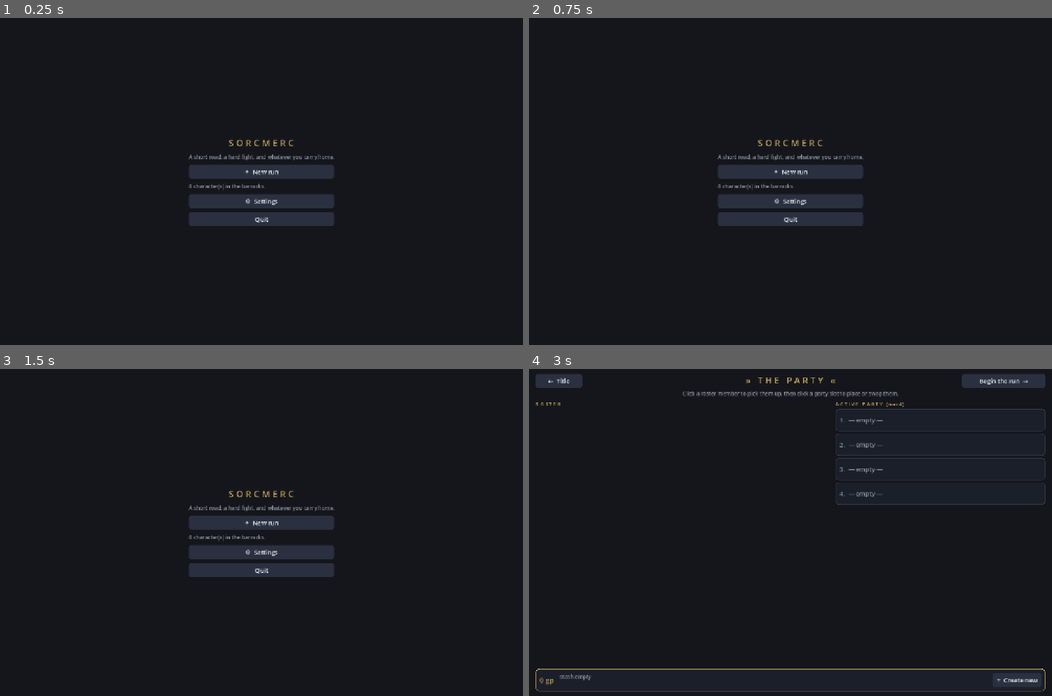
Above: before the commit, frames 1-4 (two rows, left to right).
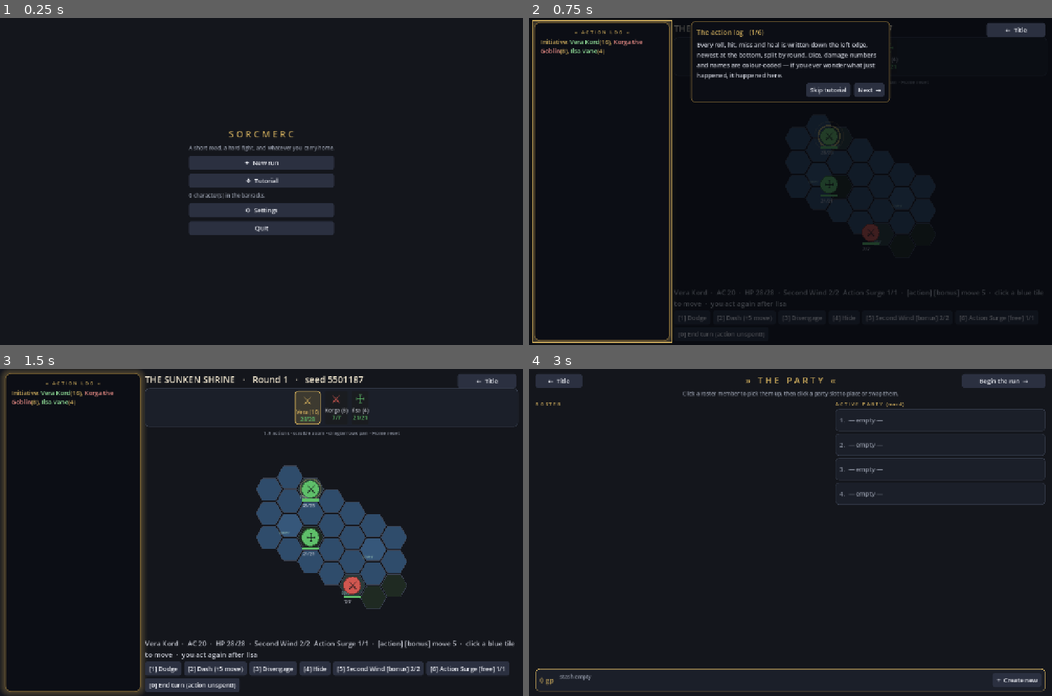
Above: after the commit, the same moments.

Repository: EgecanOzcakar/sorcmerc
Game: Godot game, scene res://scenes/game/game.tscn
Two runs of this game, one before a commit and one after it. Both use one fixed random seed, a clock stepped at 60 frames per second and the inputs below.
Inputs (mouse positions are in pixels of both pictures, inside the frame that each line leads up to):
- Up to frame 1 (0.25 s): no input
- Up to frame 2 (0.75 s): click (790, 181) at 0.5 s, where only the run after the commit has a clickable "❖ Tutorial"
- Up to frame 3 (1.5 s): click (298, 440) at 1.25 s, where only the run after the commit has a clickable "Skip tutorial"
- Up to frame 4 (3 s): click (1015, 382) at 2 s, where only the run after the commit has a clickable "← Title"; click "✦ New run" at 2.75 s

The runs differ from the first frame. In frame 1, 4.3% of the frame differs, in the area x 36-64%, y 34-67%; in frame 2, 9.2%; in frame 3, 18%, in the area x 0-99%, y 0-100%; in frame 4, nothing differs.

Commit message:
T32: a guided tutorial fight off the title screen
One hand-authored encounter (Vera + Ilsa vs a lone goblin, forest clearing,
easy) reachable straight from the title — no party setup, the party is
pre-made. core/tutorial.gd holds the spec, the party and the walkthrough
script; scenes/game/game.gd launches it; scenes/main.gd draws a six-step
overlay that spotlights the log, the turn strip, the board, a combatant,
the action row and the economy line.

The overlay is presentation only and gated behind a `tutorial` flag that
is off for every other fight: it blocks input and holds the AI driver
while a step is up, and once Next runs out or Skip is pressed the fight
resolves like any other.

Co-Authored-By: Claude Opus 5 <noreply@anthropic.com>

Diff:
--- /dev/null
+++ b/core/tutorial.gd
@@ -0,0 +1,37 @@
+# T32 — the guided first fight. One hand-authored, unloseable encounter plus the
+# script for the GUI walkthrough that runs over it. Data only: scenes/game/game.gd
+# launches it, scenes/main.gd draws the overlay.
+extends RefCounted
+
+const Party = preload("res://core/party.gd")
+const Presets = preload("res://core/presets.gd")
+
+# Same shape Campaign.combat_spec() hands scenes/main.gd: monsters + theme.
+# One CR 1/4 goblin (7 HP) on the forest clearing — the only board with no
+# hazards, props or chokes to explain.
+const SPEC := {"monsters": [{"id": "goblin", "count": 1}], "theme": "forest-clearing"}
+const DIFFICULTY := "easy"
+
+# A sword and a healer: every button the walkthrough names is on one of them.
+static func party() -> Party:
+	var p := Party.new()
+	p.add_member(Presets.vera())
+	p.add_member(Presets.ilsa())
+	return p
+
+# One step per screen region, in reading order. `target` is resolved to a live
+# Control by scenes/main.gd's _walk_target().
+const STEPS := [
+	{"target": "log", "title": "The action log",
+	"text": "Every roll, hit, miss and heal is written down the left edge, newest at the bottom, split by round. Dice, damage numbers and names are colour-coded — if you ever wonder what just happened, it happened here."},
+	{"target": "order", "title": "The turn order",
+	"text": "One tile per combatant, in initiative order, with the roll in brackets. Blue is your party, red is the enemy; the gold box is whose turn it is right now. Under each name is its current and maximum HP. Faded tiles are down or dead."},
+	{"target": "board", "title": "The board",
+	"text": "Hexes. On your turn the blue tiles are everywhere you can still walk — click one to move there, and watch for the ⚠ tiles, which let an adjacent enemy swing at you as you leave. Pick an attack and the board switches to aiming: legal targets get a red ring and a chip showing your odds — hit chance, healing, or the enemy's chance to fail the save. Click the target to commit, right-click or Esc to back out."},
+	{"target": "board", "title": "Reading a combatant",
+	"text": "Each token carries its class or creature glyph, a bar under it for HP (green, amber, red as it drops) with the exact numbers beneath, and a row of glyphs above it for conditions — prone, poisoned, blinded, dying. Hover any token for the full stat card: AC, HP, speed and its whole kit."},
+	{"target": "actions", "title": "Your actions",
+	"text": "Everything this character can do right now, straight off the rules engine. The number in front is its hotkey (0 ends the turn), the tag in brackets is what it costs — [bonus], [free] — and hovering a button explains what it does with its real numbers. Anything that spends a limited resource asks for a second click to confirm."},
+	{"target": "actor", "title": "Your turn's economy",
+	"text": "This line is what you have left: AC, HP, spell slots and feature uses as pips, then [action] and [bonus] while they're unspent, and how many hexes of movement remain. When all three run out the turn ends itself. That's everything — go win the fight."},
+]
--- a/scenes/game/game.gd
+++ b/scenes/game/game.gd
@@ -14,9 +14,11 @@
 const Party = preload("res://core/party.gd")
 const Icons = preload("res://core/ui_icons.gd")
 const SettingsOverlay = preload("res://scenes/settings/settings.gd")
+const Tutorial = preload("res://core/tutorial.gd")
 
 const PARTY_SCENE := "res://scenes/party/party.tscn"
 const CAMPAIGN_SCENE := "res://scenes/campaign/campaign.tscn"
+const COMBAT_SCENE := "res://scenes/main.tscn"
 
 var _screen: Control = null      # whatever is on show right now
 
@@ -59,6 +61,7 @@
 	if CampaignSave.has_save():
 		col.add_child(_button("▶  Resume the last run", _resume))
 	col.add_child(_button("✦  New run", show_party_setup))
+	col.add_child(_button("❖  Tutorial", show_tutorial))
 	var roster := CharacterSave.list_slugs().size()
 	col.add_child(_dim("%d character(s) in the barracks." % roster))
 	col.add_child(_button("⚙  Settings", func(): SettingsOverlay.toggle(self)))
@@ -78,6 +81,28 @@
 		show_summary(saved)
 		return
 	_show_campaign(saved)
+
+# --- tutorial -------------------------------------------------------------
+#
+# T32: straight into the fixed fight — no party setup, the party is pre-made and
+# thrown away afterwards. The only thing that differs from a normal fight is the
+# `tutorial` flag, which turns on main.gd's walkthrough overlay.
+
+func show_tutorial() -> void:
+	var combat = load(COMBAT_SCENE).instantiate()
+	combat.party = Tutorial.party()
+	combat.spec = Tutorial.SPEC.duplicate(true)
+	combat.difficulty = Tutorial.DIFFICULTY
+	combat.tutorial = true
+	var wrap := Control.new()
+	wrap.add_child(combat)
+	var back := Button.new()
+	back.text = "←  Title"
+	back.set_anchors_preset(Control.PRESET_TOP_RIGHT)
+	back.offset_left = -160; back.offset_top = 12; back.offset_right = -16
+	back.pressed.connect(show_title)
+	wrap.add_child(back)
+	_swap(wrap)
 
 # --- party setup ----------------------------------------------------------
 #
--- a/scenes/main.gd
+++ b/scenes/main.gd
@@ -12,6 +12,7 @@
 const Presets = preload("res://core/presets.gd")
 const Hex = preload("res://core/hex.gd")
 const Settings = preload("res://core/settings.gd")
+const Tutorial = preload("res://core/tutorial.gd")
 const Icons = preload("res://core/ui_icons.gd")
 const SettingsOverlay = preload("res://scenes/settings/settings.gd")
 
@@ -21,6 +22,7 @@
 var party                       # core/party.gd; a Presets demo party when null
 var spec: Dictionary = {}
 var difficulty := "normal"
+var tutorial := false           # T32: run the guided walkthrough over this fight
 var result: Dictionary = {}
 var _own_party := false
 
@@ -187,6 +189,8 @@
 	set_process(true)
 	_apply_ui_scale()
 	_new_game()
+	if tutorial:
+		_walk_show(0)
 
 # Font sizes across the whole combat UI track the zoom level.
 func _apply_ui_scale() -> void:
@@ -212,7 +216,7 @@
 		_board.queue_redraw()
 
 func _unhandled_key_input(e: InputEvent) -> void:
-	if not (e is InputEventKey and e.pressed):
+	if not (e is InputEventKey and e.pressed) or _walk != null:
 		return
 	match e.keycode:
 		KEY_EQUAL, KEY_KP_ADD: set_zoom(_zoom * 1.1)
@@ -294,6 +298,8 @@
 		if c.team == "foe" or c.is_down():
 			_busy = true
 			_set_buttons([])
+			while _walk != null:      # nobody swings while the walkthrough is up
+				await get_tree().process_frame
 			await get_tree().create_timer(0.5 / _anim).timeout
 			if not c.is_down():
 				# ponytail: the AI layer reports no per-attack events, so the FX are
@@ -880,6 +886,120 @@
 		_logwrap.custom_minimum_size.x = _log_width()
 
 # =====================================================================
+#  T32 walkthrough — presentation only. It spotlights a region of this
+#  same screen and blocks play until it's dismissed; the fight underneath
+#  is an ordinary fight, resolved by the ordinary code.
+# =====================================================================
+
+var _walk: Walk = null      # the live overlay, null whenever the tutorial isn't up
+
+# Which control each step in Tutorial.STEPS points at.
+func _walk_target(key: String) -> Control:
+	match key:
+		"log": return _logwrap
+		"order": return _order.get_parent()
+		"actions": return _bscroll
+		"actor": return _actor
+	return _board
+
+func _walk_show(i: int) -> void:
+	_walk_end()
+	if i >= Tutorial.STEPS.size():
+		return
+	var step: Dictionary = Tutorial.STEPS[i]
+	_walk = Walk.new()
+	_walk.target = _walk_target(String(step["target"]))
+	_walk.set_anchors_preset(Control.PRESET_FULL_RECT)
+	_walk.mouse_filter = Control.MOUSE_FILTER_STOP   # nothing underneath is clickable
+	add_child(_walk)
+
+	var card := PanelContainer.new()
+	var box := StyleBoxFlat.new()
+	box.bg_color = Icons.COL_INK
+	box.set_corner_radius_all(10)
+	box.set_border_width_all(2)
+	box.border_color = Icons.COL_GOLD_EDGE
+	box.set_content_margin_all(14)
+	card.add_theme_stylebox_override("panel", box)
+	var col := VBoxContainer.new()
+	col.add_theme_constant_override("separation", 8)
+	card.add_child(col)
+
+	var head := Label.new()
+	head.text = "%s   (%d/%d)" % [step["title"], i + 1, Tutorial.STEPS.size()]
+	head.add_theme_font_size_override("font_size", Icons.FS_HEAD)
+	head.add_theme_color_override("font_color", Icons.COL_GOLD)
+	col.add_child(head)
+
+	var body := Label.new()
+	body.text = String(step["text"])
+	body.autowrap_mode = TextServer.AUTOWRAP_WORD_SMART
+	body.custom_minimum_size = Vector2(WALK_CARD_W, 0)
+	body.add_theme_color_override("font_color", Icons.COL_BODY)
+	col.add_child(body)
+
+	var row := HBoxContainer.new()
+	row.add_theme_constant_override("separation", 8)
+	row.alignment = BoxContainer.ALIGNMENT_END
+	var skip := Button.new()
+	skip.text = "Skip tutorial"
+	skip.pressed.connect(_walk_end)
+	row.add_child(skip)
+	var next := Button.new()
+	next.text = "Start fighting  →" if i == Tutorial.STEPS.size() - 1 else "Next  →"
+	next.pressed.connect(func(): _walk_show(i + 1))
+	row.add_child(next)
+	col.add_child(row)
+
+	_walk.card = card
+	_walk.add_child(card)
+
+func _walk_end() -> void:
+	if _walk != null:
+		_walk.queue_free()
+		_walk = null
+
+const WALK_CARD_W := 460.0
+
+# Dims everything but the step's target, outlines it, and parks the card clear of it.
+class Walk extends Control:
+	var target: Control
+	var card: Control
+	var _last := Rect2()
+	const DIM := Color(0.02, 0.03, 0.05, 0.72)
+
+	func _process(_dt: float) -> void:
+		if card == null:
+			return
+		var r := _spot()
+		if r != _last:              # the layout settles a frame or two after the step opens
+			_last = r
+			queue_redraw()
+		var cs := card.get_combined_minimum_size()
+		var p := Vector2((size.x - cs.x) * 0.5, r.end.y + 16.0)
+		if p.y + cs.y > size.y - 8.0:                       # no room below — go above
+			p.y = r.position.y - cs.y - 16.0
+		card.position = p.clamp(Vector2(8, 8), (size - cs - Vector2(8, 8)).max(Vector2(8, 8)))
+		card.size = cs
+
+	func _spot() -> Rect2:
+		if target == null or not is_instance_valid(target):
+			return Rect2(size * 0.5, Vector2.ZERO)
+		return Rect2(target.global_position - global_position, target.size)
+
+	func _draw() -> void:
+		var r := _spot().grow(4.0)
+		draw_rect(Rect2(0, 0, size.x, r.position.y), DIM)
+		draw_rect(Rect2(0, r.end.y, size.x, size.y - r.end.y), DIM)
+		draw_rect(Rect2(0, r.position.y, r.position.x, r.size.y), DIM)
+		draw_rect(Rect2(r.end.x, r.position.y, size.x - r.end.x, r.size.y), DIM)
+		draw_rect(r, Icons.COL_GOLD, false, 3.0)
+
+	func _notification(what: int) -> void:
+		if what == NOTIFICATION_RESIZED:
+			queue_redraw()
+
+# =====================================================================
 #  Board — the hex map. Draws tiles, tokens, HP bars, highlights, juice.
 # =====================================================================
 class Board extends Control:
--- a/tests/test_game_flow.gd
+++ b/tests/test_game_flow.gd
@@ -11,6 +11,8 @@
 const Game = preload("res://scenes/game/game.gd")
 const CharacterSave = preload("res://core/character_save.gd")
 const Presets = preload("res://core/presets.gd")
+const Tutorial = preload("res://core/tutorial.gd")
+const Encounter = preload("res://core/encounter.gd")
 
 var _pass := 0
 var _fail := 0
@@ -28,6 +30,13 @@
 		p.add_member(ch)
 	p.add_gold(120)
 	return Campaign.new(p, 7)
+
+func _press(under: Node, label: String) -> void:
+	for b in under.find_children("*", "Button", true, false):
+		if label in b.text:
+			b.pressed.emit()
+			return
+	check(false, "no button labelled '%s'" % label)
 
 func _find(c: Campaign, kind: String) -> int:
 	for i in c.options().size():
@@ -113,5 +122,38 @@
 	game.queue_free()
 	CharacterSave.delete("vera-hp-test")
 
+	_tutorial_checks()
+
+# T32. Split out and async: a node only reaches _ready once the loop turns, and
+# the walkthrough is started by scenes/main.gd's _ready.
+func _tutorial_checks() -> void:
+	var tp = Tutorial.party()
+	check(tp.party_characters().size() == 2, "the tutorial party is two pre-made heroes")
+	var tcb = Encounter.build(Tutorial.SPEC, tp.to_combatants(Encounter.PARTY_STARTS))
+	var foes: Array = tcb.team_of("foe")
+	check(foes.size() == 1, "the tutorial fields exactly one foe")
+	check(foes.size() == 1 and foes[0].max_hp <= 10, "...and a weak one")
+	check(tcb.board["objects"].is_empty(), "the tutorial board is plain — no hazards or props")
+	check(Tutorial.STEPS.size() >= 6, "the walkthrough covers every region of the combat screen")
+	var game2 = load("res://scenes/game/game.tscn").instantiate()
+	root.add_child(game2)
+	await process_frame
+	game2.show_tutorial()
+	await process_frame
+	var combat = game2._screen.get_child(0)
+	check(combat.tutorial, "the title screen's Tutorial launches with the walkthrough on")
+	check(combat._walk != null, "...and the first step is up, blocking play")
+	# Next walks every step and the last one hands the fight over; Skip does it at once.
+	for n in Tutorial.STEPS.size():
+		check(combat._walk != null, "step %d is up" % (n + 1))
+		await process_frame
+		_press(combat._walk, "→")
+	check(combat._walk == null, "the last Next ends the walkthrough")
+	combat._walk_show(0)
+	_press(combat._walk, "Skip")
+	check(combat._walk == null, "Skip tutorial drops straight into normal play")
+	check(combat.cb != null and not combat.cb.is_over(), "the fight underneath was never touched")
+	game2.queue_free()
+
 	print("test_game_flow: %d passed, %d failed" % [_pass, _fail])
 	quit(1 if _fail > 0 else 0)
